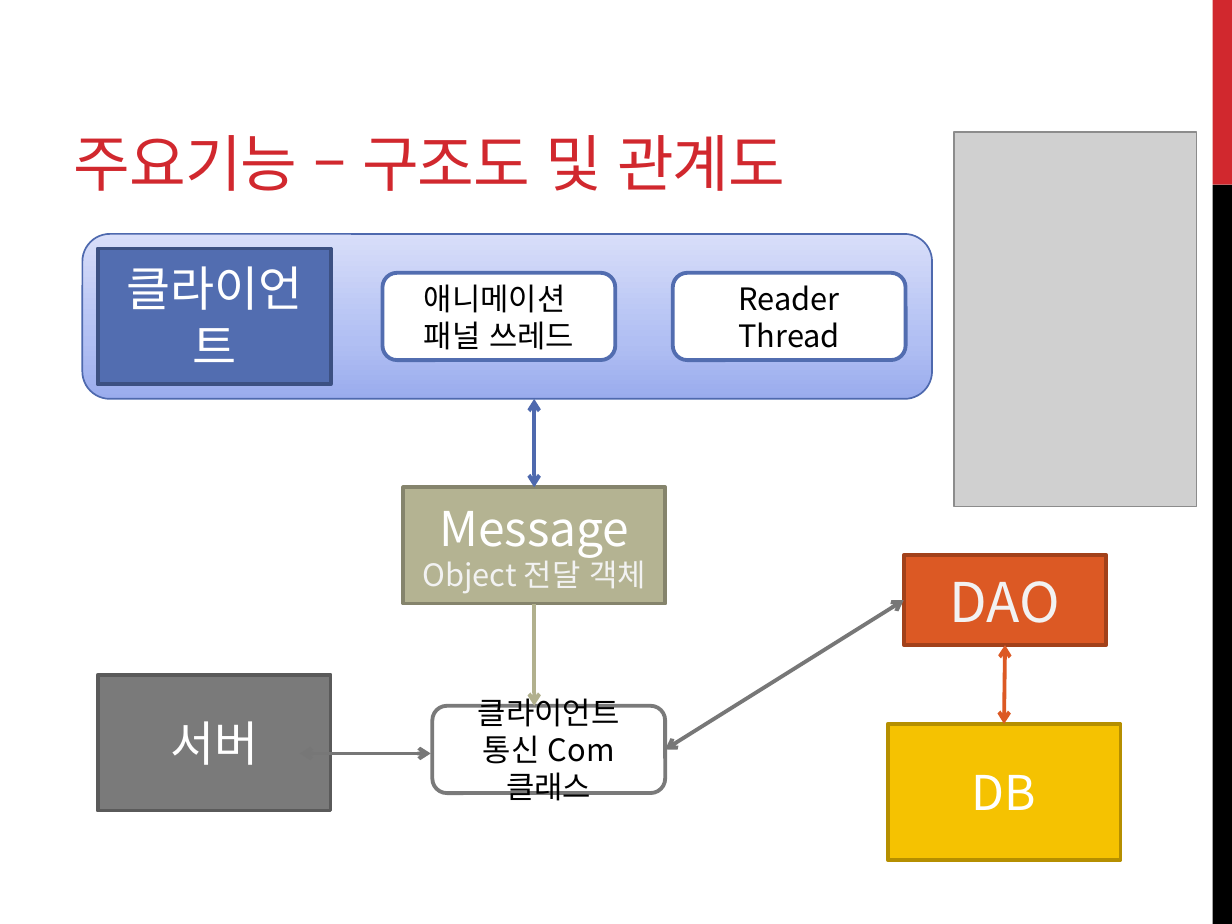
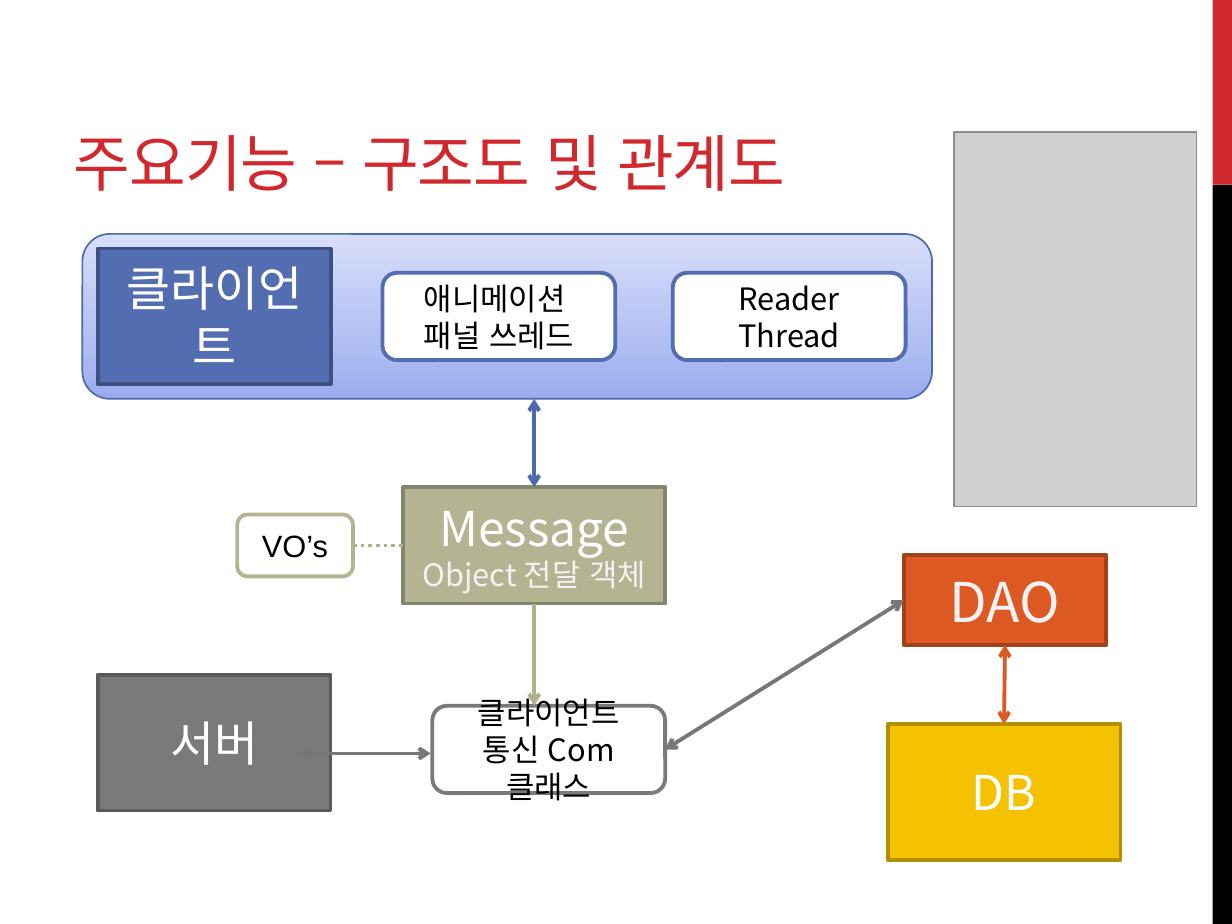
Before and after one commit to jinlee10/javaminiproj, a slide deck: slide 13 of Java_mini_proj_home/java_proj_PPT.pptx (slide 12 before the commit). Drawn at 1232x924 pixels with LibreOffice and Linux fonts; fonts in the diff are those of the drawing; grey boxes stand for pictures. Boxes give left, top, right and bottom in pixels: in the first picture for what was removed or moved away, otherwise in the second. Text is boxed around its words. In the diff, an @@ line names an element or a change of style, - is before the commit and + after.

```diff
--- a/Java_mini_proj_home/java_proj_PPT.pptx
+++ b/Java_mini_proj_home/java_proj_PPT.pptx
@@ rounded rectangle added at (238, 515, 354, 577), fill #FFFFFF, outline #B4B392 2.25 pt, 18 pt, text #000000 @@
+VO’s
@@ line added from (354, 546) to (403, 546), #B1B08E 2.25 pt dashed @@
```
Also in this commit, not shown: 9 other slides changed, 3 slides added, 1 other file.
